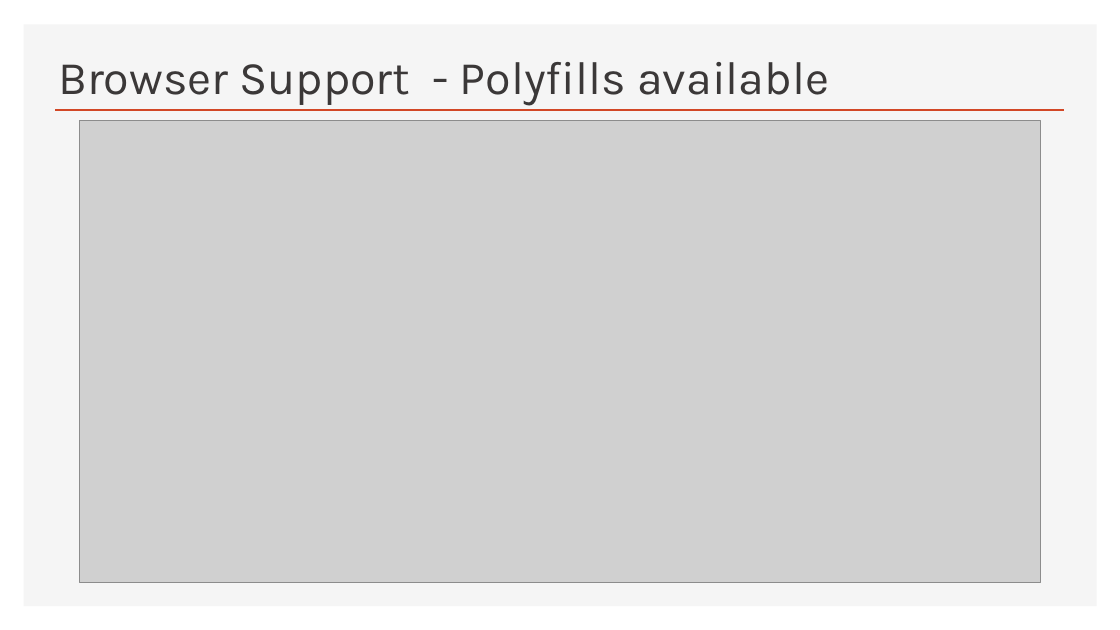
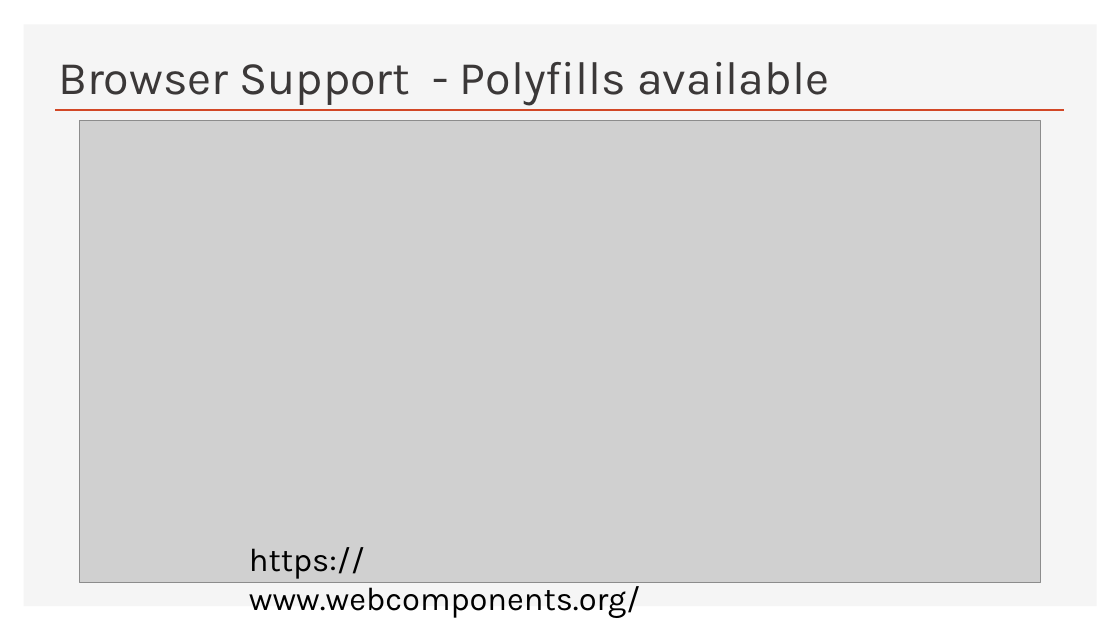
Before and after one commit to Python-Test-Engineer/web-components-v1, a slide deck: slide 33 of SLIDES/talk.pptx. Drawn at 1120x630 pixels with LibreOffice and Linux fonts; fonts in the diff are those of the drawing; grey boxes stand for pictures. Boxes give left, top, right and bottom in pixels: in the first picture for what was removed or moved away, otherwise in the second. Text is boxed around its words. In the diff, an @@ line names an element or a change of style, - is before the commit and + after.

```diff
--- a/SLIDES/talk.pptx
+++ b/SLIDES/talk.pptx
@@ text added at [249, 547, 640, 618], 28 pt, text #000000 @@
+https://www.webcomponents.org/
```
Also in this commit, not shown: 10 other slides changed, 2 other files.
